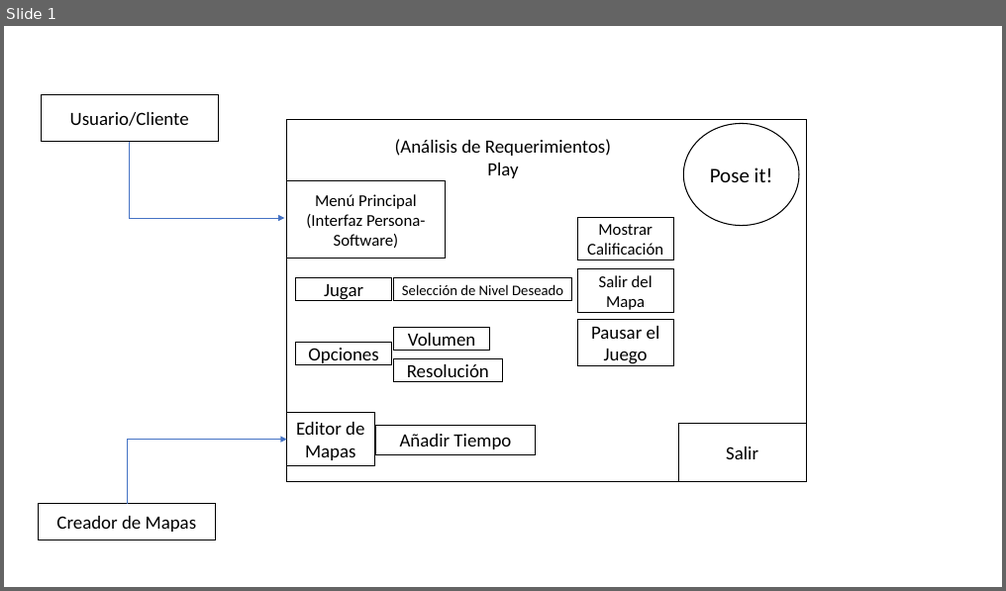
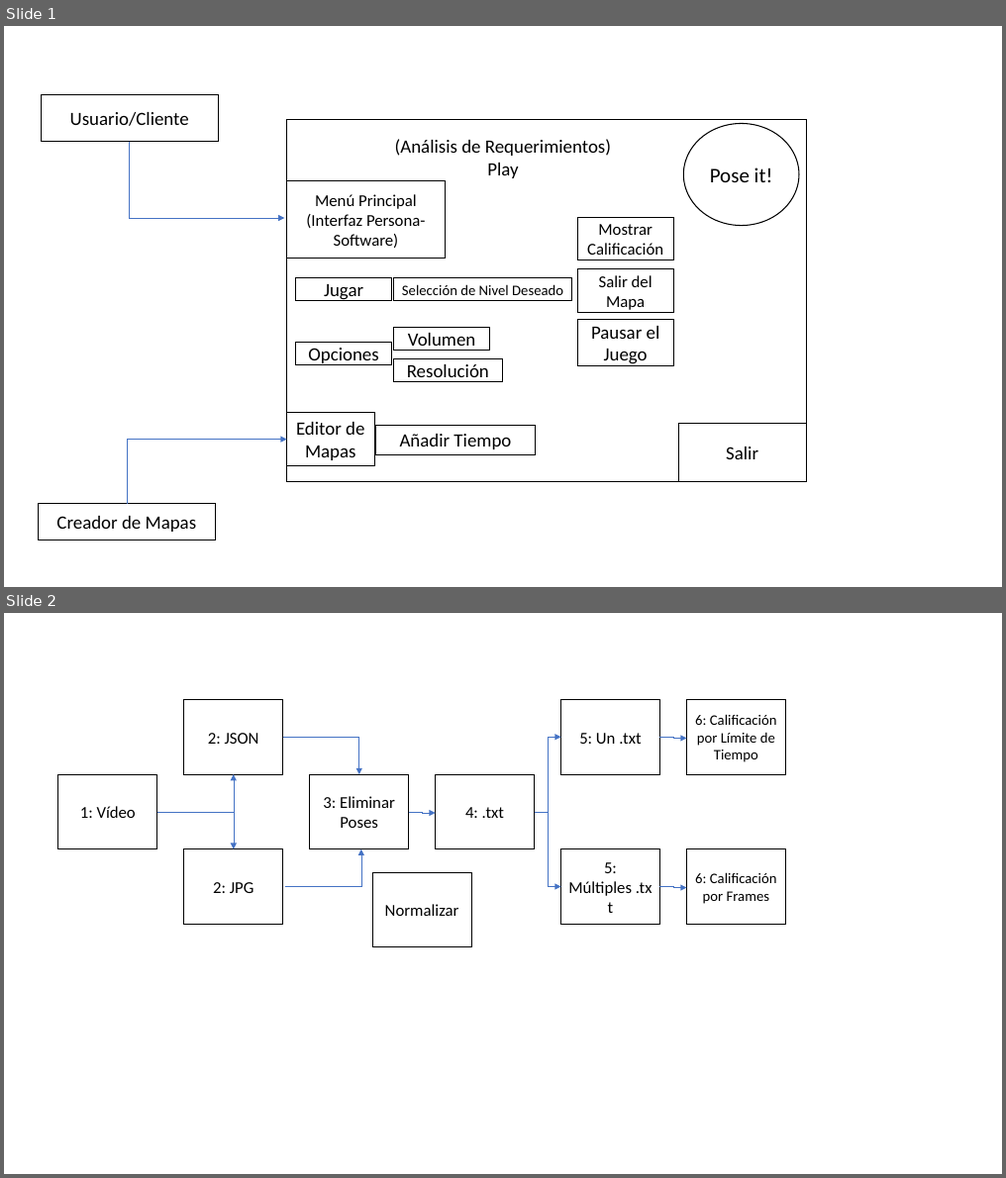
Before and after one commit to humanoastuto/RFBPJDG_PI, a slide deck: Informe/Images/MVP.pptx. Shown one above the other, each under a label of ours: slide 1 before the commit, slides 1 and 2 after it. The pictures are 1006x591 and 1006x1178 pixels, drawn with LibreOffice and Linux fonts; fonts in the diff are those of the drawing. Boxes give left, top, right and bottom in pixels: in the first picture for what was removed or moved away, otherwise in the second. Text is boxed around its words. In the diff, an @@ line names an element or a change of style, - is before the commit and + after.

```diff
--- a/Informe/Images/MVP.pptx
+++ b/Informe/Images/MVP.pptx
@@ slide 2 added at (4, 613, 1002, 1174), background #FFFFFF @@
@@ rectangle added at (184, 700, 283, 774), fill #FFFFFF, outline #000000 1 pt, 16 pt, text #000000 @@
+2: JSON
@@ rectangle added at (561, 700, 659, 774), fill #FFFFFF, outline #000000 1 pt, 16 pt, text #000000 @@
+5: Un .txt
@@ rectangle added at (687, 700, 785, 774), fill #FFFFFF, outline #000000 1 pt, 14 pt, text #000000 @@
+6: Calificación por Límite de Tiempo
@@ elbow arrow added from (283, 738) to (358, 774), #4472C4 0.5 pt @@
@@ elbow arrow added from (534, 812) to (561, 738), #4472C4 0.5 pt @@
@@ elbow arrow added from (659, 738) to (687, 738), #4472C4 0.5 pt @@
@@ rectangle added at (58, 774, 157, 850), fill #FFFFFF, outline #000000 1 pt, 16 pt, text #000000 @@
+1: Vídeo
@@ elbow arrow added from (157, 812) to (234, 774), #4472C4 0.5 pt @@
@@ rectangle added at (310, 774, 408, 850), fill #FFFFFF, outline #000000 1 pt, 16 pt, text #000000 @@
+3: Eliminar Poses
@@ rectangle added at (436, 774, 534, 850), fill #FFFFFF, outline #000000 1 pt, 16 pt, text #000000 @@
+4: .txt
@@ elbow arrow added from (157, 812) to (234, 850), #4472C4 0.5 pt @@
@@ elbow arrow added from (409, 812) to (436, 813), #4472C4 0.5 pt @@
@@ elbow arrow added from (534, 812) to (561, 887), #4472C4 0.5 pt @@
@@ rectangle added at (184, 850, 283, 925), fill #FFFFFF, outline #000000 1 pt, 16 pt, text #000000 @@
+2: JPG
@@ elbow arrow added from (285, 887) to (361, 850), #4472C4 0.5 pt @@
@@ rectangle added at (561, 850, 659, 925), fill #FFFFFF, outline #000000 1 pt, 16 pt, text #000000 @@
+5: Múltiples .txt
@@ rectangle added at (687, 850, 785, 925), fill #FFFFFF, outline #000000 1 pt, 14 pt, text #000000 @@
+6: Calificación por Frames
@@ rectangle added at (372, 872, 471, 948), fill #FFFFFF, outline #000000 1 pt, 16 pt, text #000000 @@
+Normalizar
@@ elbow arrow added from (659, 887) to (687, 888), #4472C4 0.5 pt @@
```
Also in this commit, not shown: 36 other files.
